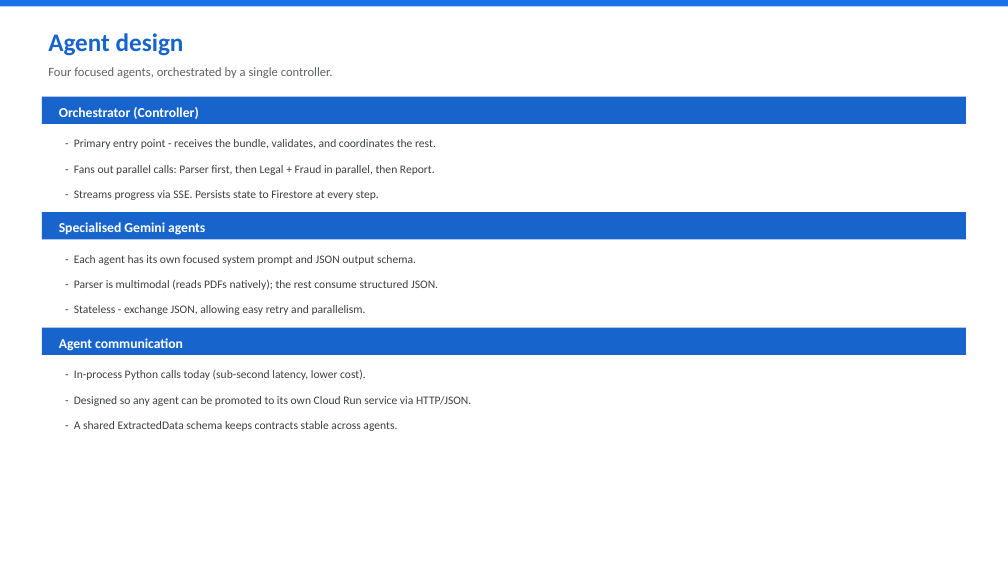
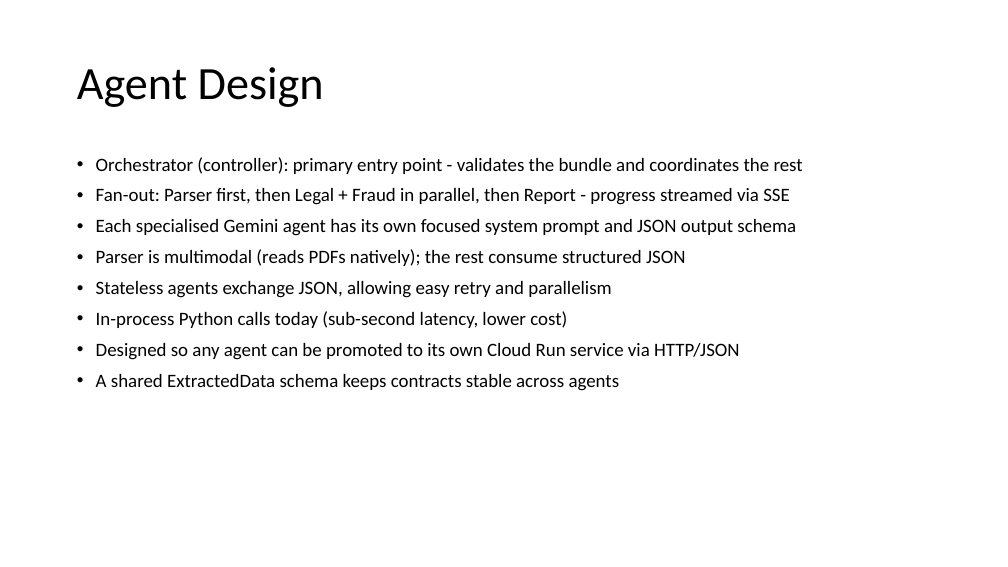
Before and after one commit to abhi88000/land-fraud-detection, a slide deck: slide 7 of docs/deck/Landshield-Deck.pptx. Drawn at 1008x567 pixels with LibreOffice and Linux fonts; fonts in the diff are those of the drawing. Boxes give left, top, right and bottom in pixels: in the first picture for what was removed or moved away, otherwise in the second. Text is boxed around its words. In the diff, an @@ line names an element or a change of style, - is before the commit and + after.

Commit message:
refactor(deck): use Title+Content placeholders so PowerPoint themes apply

```diff
--- a/docs/deck/Landshield-Deck.pptx
+++ b/docs/deck/Landshield-Deck.pptx
@@ rectangle removed at [0, 0, 1008, 6] @@
@@ title "Agent Design" at [77, 67, 324, 107]: vertical alignment top to middle @@
@@ text removed at [48, 67, 333, 78] @@
-Four focused agents, orchestrated by a single controller.
@@ title at [77, 67, 324, 107]: text changed; size 24 to 44 pt; text colour #1765CC to #000000; bold off @@
-Agent design
+Agent Design
@@ rectangle removed at [42, 97, 966, 124] @@
@@ text removed at [59, 107, 198, 119] @@
-Orchestrator (Controller)
@@ text removed at [74, 139, 436, 149] @@
-- Primary entry point - receives the bundle, validates, and coordinates the rest.
@@ text removed at [74, 165, 435, 175] @@
-- Fans out parallel calls: Parser first, then Legal + Fraud in parallel, then Report.
@@ text added at [96, 157, 803, 391], 18 pt, text #000000 @@
+• Orchestrator (controller): primary entry point - validates the bundle and coordinates the rest
+• Fan-out: Parser first, then Legal + Fraud in parallel, then Report - progress streamed via SSE
+• Each specialised Gemini agent has its own focused system prompt and JSON output schema
+• Parser is multimodal (reads PDFs natively); the rest consume structured JSON
+• Stateless agents exchange JSON, allowing easy retry and parallelism
+• In-process Python calls today (sub-second latency, lower cost)
+• Designed so any agent can be promoted to its own Cloud Run service via HTTP/JSON
+• A shared ExtractedData schema keeps contracts stable across agents
@@ text removed at [74, 190, 379, 200] @@
-- Streams progress via SSE. Persists state to Firestore at every step.
@@ rectangle removed at [42, 212, 966, 240] @@
@@ text removed at [59, 222, 205, 235] @@
-Specialised Gemini agents
@@ text removed at [74, 255, 416, 265] @@
-- Each agent has its own focused system prompt and JSON output schema.
@@ text removed at [74, 280, 438, 290] @@
-- Parser is multimodal (reads PDFs natively); the rest consume structured JSON.
@@ rectangle removed at [42, 327, 966, 355] @@
@@ text removed at [74, 305, 366, 315] @@
-- Stateless - exchange JSON, allowing easy retry and parallelism.
@@ text removed at [59, 338, 183, 351] @@
-Agent communication
@@ text removed at [74, 370, 366, 380] @@
-- In-process Python calls today (sub-second latency, lower cost).
@@ text removed at [74, 396, 471, 406] @@
-- Designed so any agent can be promoted to its own Cloud Run service via HTTP/JSON.
@@ text removed at [74, 421, 397, 431] @@
-- A shared ExtractedData schema keeps contracts stable across agents.
```
Also in this commit, not shown: 11 other slides changed, 1 other file.
